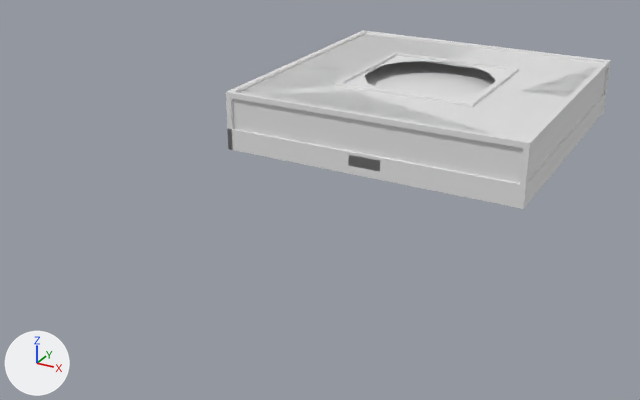
The Blender file models/editor/retro/floor_button/button.blend: old version first, new version second.
The view is the same before and after, from a 50 mm camera at (123.0, -311.0, 115.0) aimed at (-11.0, -68.0, -7.0). The axes (+X, +Y, +Z) are drawn at lower left. The lights are the same throughout. Materials are left out; every surface is plain grey.

Names of what the first picture shows: 'ball_hole', 'base_50s', 'cube_hole', 'floor_button_editor', 'frame', 'grate_sides'.
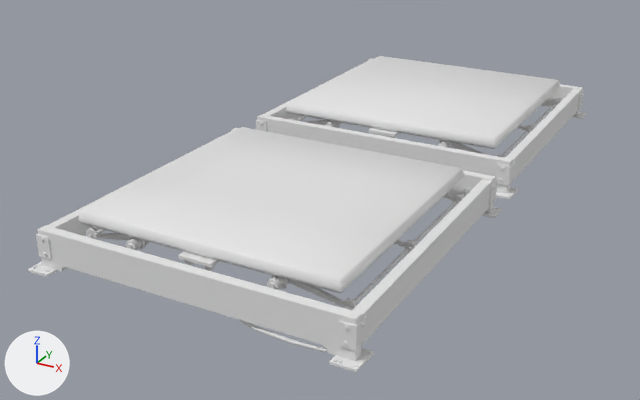
Boxes (x1, y1, x2, y2) around the edits, measured in the pictures (640 x 400 px):
```json
{"object": "underground_floor_button_model", "change": "shown", "after": [28, 127, 501, 372]}
{"object": "ball_hole", "change": "hidden", "before": [239, 34, 602, 140]}
{"object": "grate_sides", "change": "hidden", "before": [232, 61, 606, 183]}
{"object": "base_50s", "change": "hidden", "before": [227, 94, 606, 209]}
{"object": "frame", "change": "hidden", "before": [226, 30, 611, 209]}
{"object": "cube_hole", "change": "hidden", "before": [242, 34, 598, 140]}
{"object": "floor_button_editor", "change": "unchanged, uncovered by the edit", "before": [365, 61, 495, 97], "after": [256, 56, 586, 199]}
```

The change, as JSON lines over the scene's bpy script:
```json
{"op": "remove", "block": "ob_underground_floor_button_model", "code": "ob_underground_floor_button_model.hide_set(True)"}
{"op": "add", "block": "ob_base_50s", "code": "ob_base_50s.hide_set(True)"}
{"op": "add", "block": "ob_frame", "code": "ob_frame.hide_set(True)  # its collection is switched off"}
{"op": "add", "block": "ob_grate_sides", "code": "ob_grate_sides.hide_set(True)  # its collection is switched off"}
{"op": "add", "block": "ob_cube_hole", "code": "ob_cube_hole.hide_set(True)"}
{"op": "add", "block": "ob_ball_hole", "code": "ob_ball_hole.hide_set(True)  # its collection is switched off"}
```
